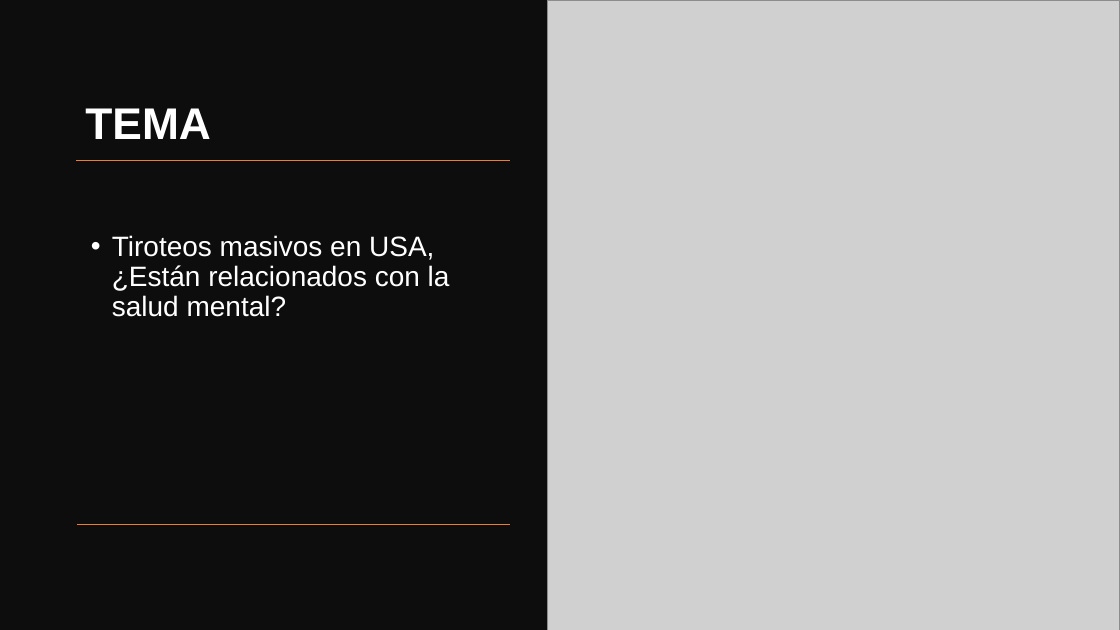
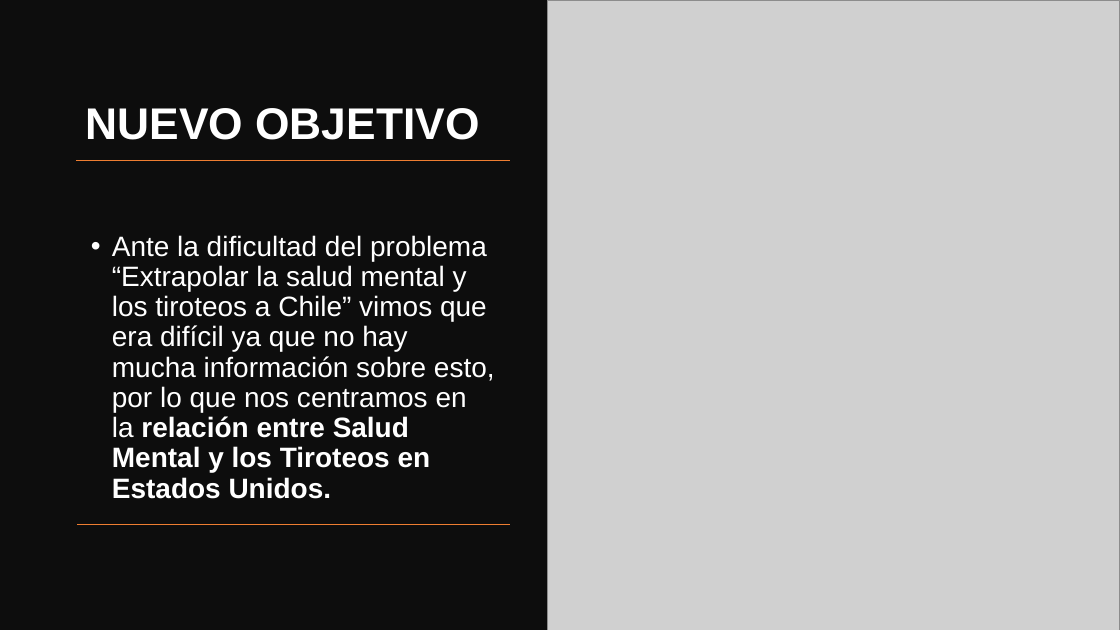
Before and after one commit to panxolopez/proyecto_mineria, a slide deck: slide 2 of Presentacion_2.pptx. Drawn at 1120x630 pixels with LibreOffice and Linux fonts; fonts in the diff are those of the drawing; grey boxes stand for pictures. Boxes give left, top, right and bottom in pixels: in the first picture for what was removed or moved away, otherwise in the second. Text is boxed around its words. In the diff, an @@ line names an element or a change of style, - is before the commit and + after.

```diff
--- a/Presentacion_2.pptx
+++ b/Presentacion_2.pptx
@@ title at bbox=[85, 108, 479, 140]: text changed @@
-TEMA
+NUEVO OBJETIVO
@@ text at bbox=[112, 235, 495, 499]: text changed @@
-• Tiroteos masivos en USA, ¿Están relacionados con la salud mental?
+• Ante la dificultad del problema “Extrapolar la salud mental y los tiroteos a Chile” vimos que era difícil ya que no hay mucha información sobre esto, por lo que nos centramos en la relación entre Salud Mental y los Tiroteos en Estados Unidos.
```
Also in this commit, not shown: 2 other slides changed, 6 slides added, 1 slide removed, 1 other file.
